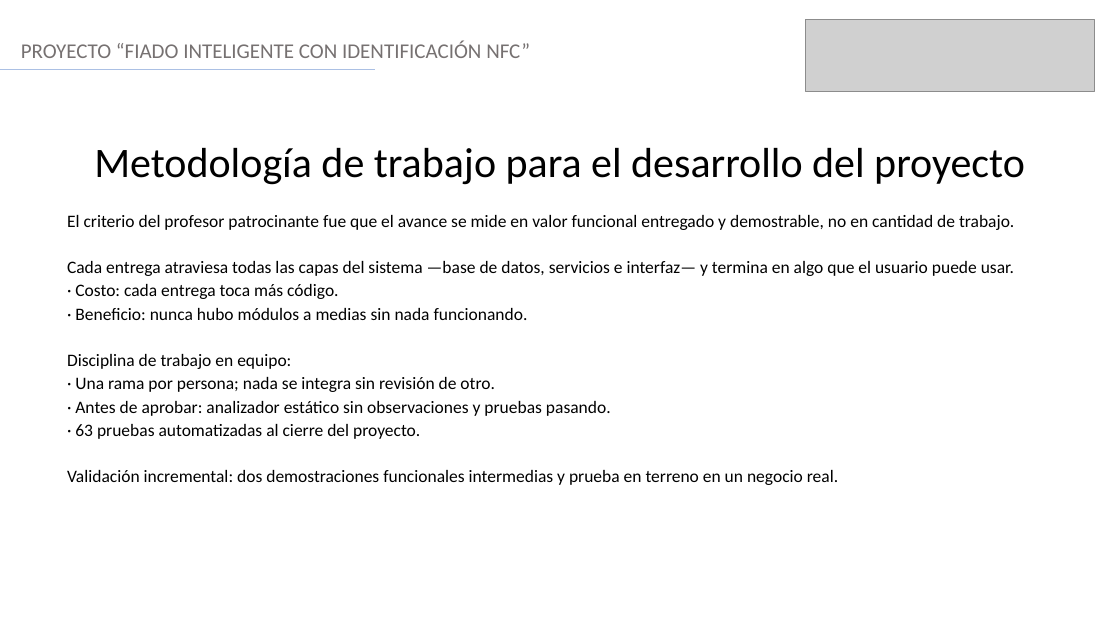
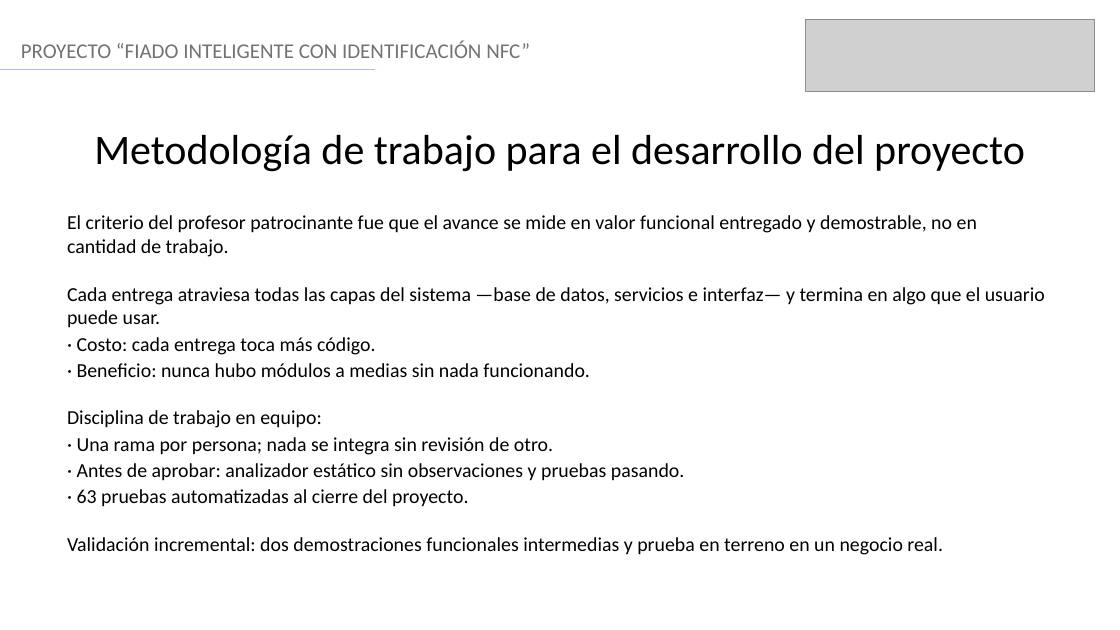
Before and after one commit to kallyfuu/Proyecto_Capstone, a slide deck: slide 6 of Gestion/Presentacion Final - Fiado NFC.pptx. Drawn at 1120x630 pixels with LibreOffice and Linux fonts; fonts in the diff are those of the drawing; grey boxes stand for pictures. Boxes give left, top, right and bottom in pixels: in the first picture for what was removed or moved away, otherwise in the second. Text is boxed around its words. In the diff, an @@ line names an element or a change of style, - is before the commit and + after.

```diff
--- a/Gestion/Presentacion Final - Fiado NFC.pptx
+++ b/Gestion/Presentacion Final - Fiado NFC.pptx
@@ text "Metodología de trabajo para el ..." moved from (x1=94, y1=148, x2=1025, y2=185) to (x1=94, y1=135, x2=1025, y2=172) @@
@@ text "El criterio del profesor patrocinante ..." at (x1=67, y1=215, x2=1045, y2=555): size 15 to 17 pt @@
```
Also in this commit, not shown: 8 other slides changed.
